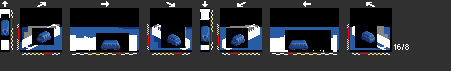
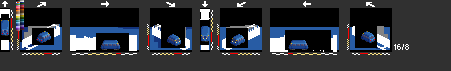
Two versions of the same layered image (451 × 71). Layer-by-layer changes:
added layer "Details" above "Lights" over [1,0,368,44]
showed "Lights" over [2,33,375,43]
painted on "Yd" over [45,31,367,37]
